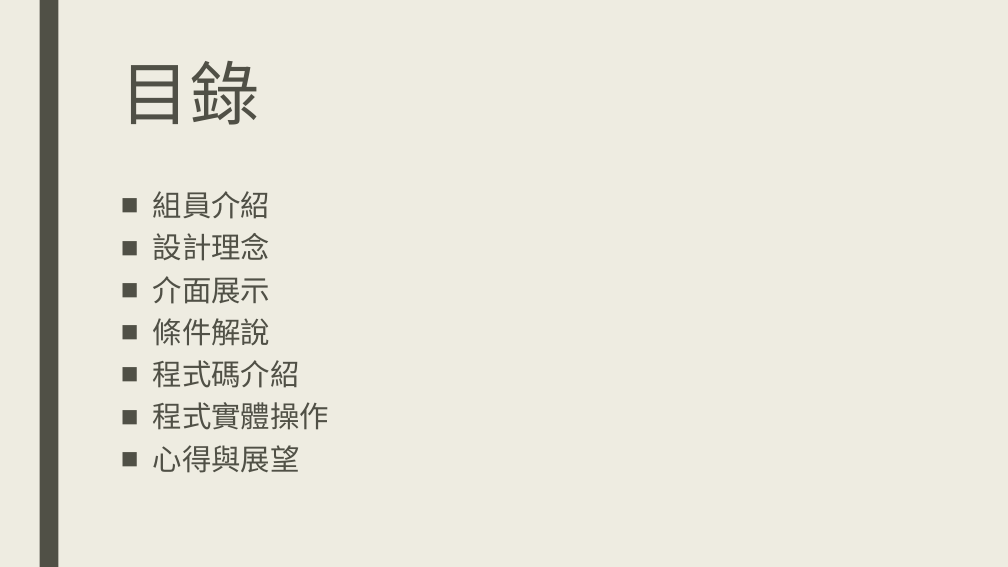
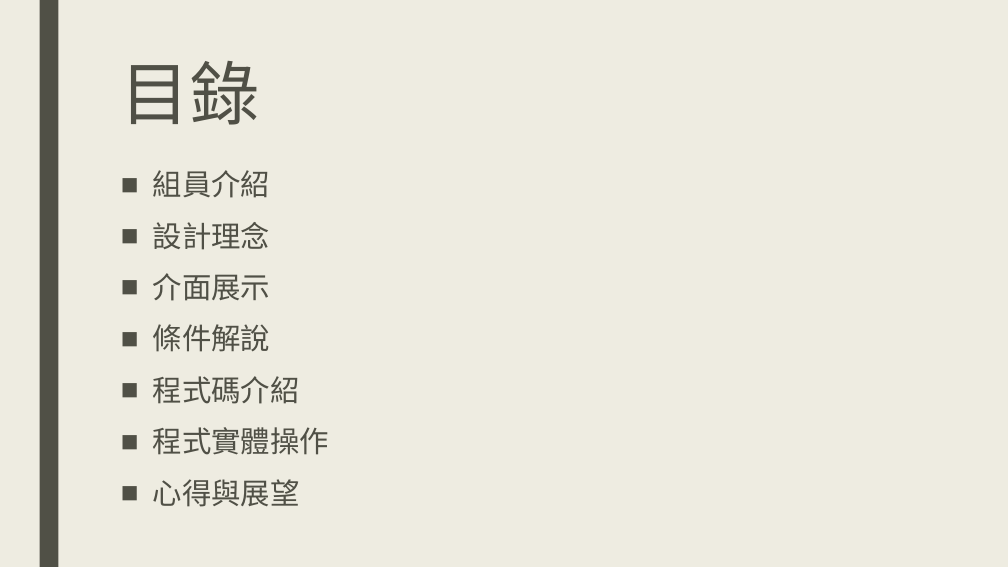
Before and after one commit to DanTsai0903/Stock-King-Project, a slide deck: slide 2 of 商管程式報告.pptx. Drawn at 1008x567 pixels with LibreOffice and Linux fonts; fonts in the diff are those of the drawing. Boxes give left, top, right and bottom in pixels: in the first picture for what was removed or moved away, otherwise in the second. Text is boxed around its words. In the diff, an @@ line names an element or a change of style, - is before the commit and + after.

```diff
--- a/商管程式報告.pptx
+++ b/商管程式報告.pptx
@@ text "組員介紹": place and size @@
-text "組員介紹" at [153,191,329,473]
+text "組員介紹" at [153,170,329,507]
@@ text "組員介紹" at [153,170,329,507]: line spacing 0.84 to 1.1 @@
```
